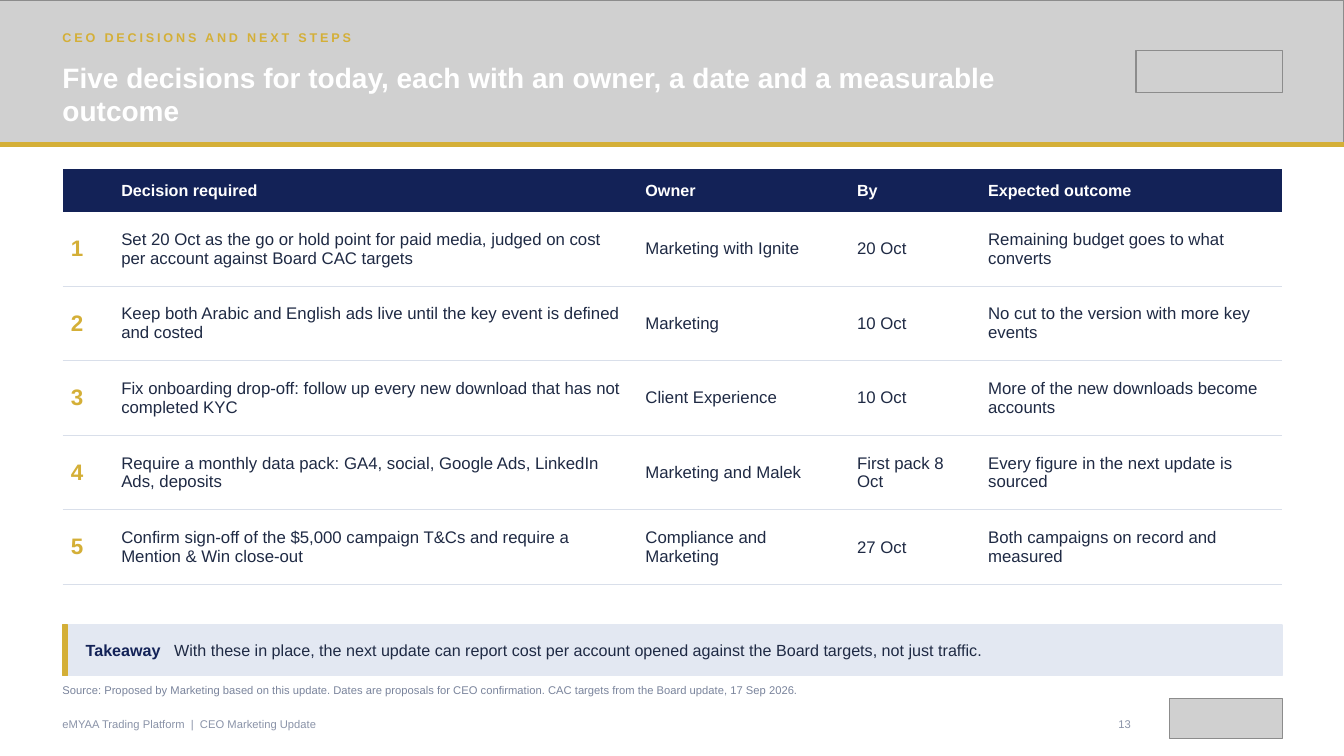
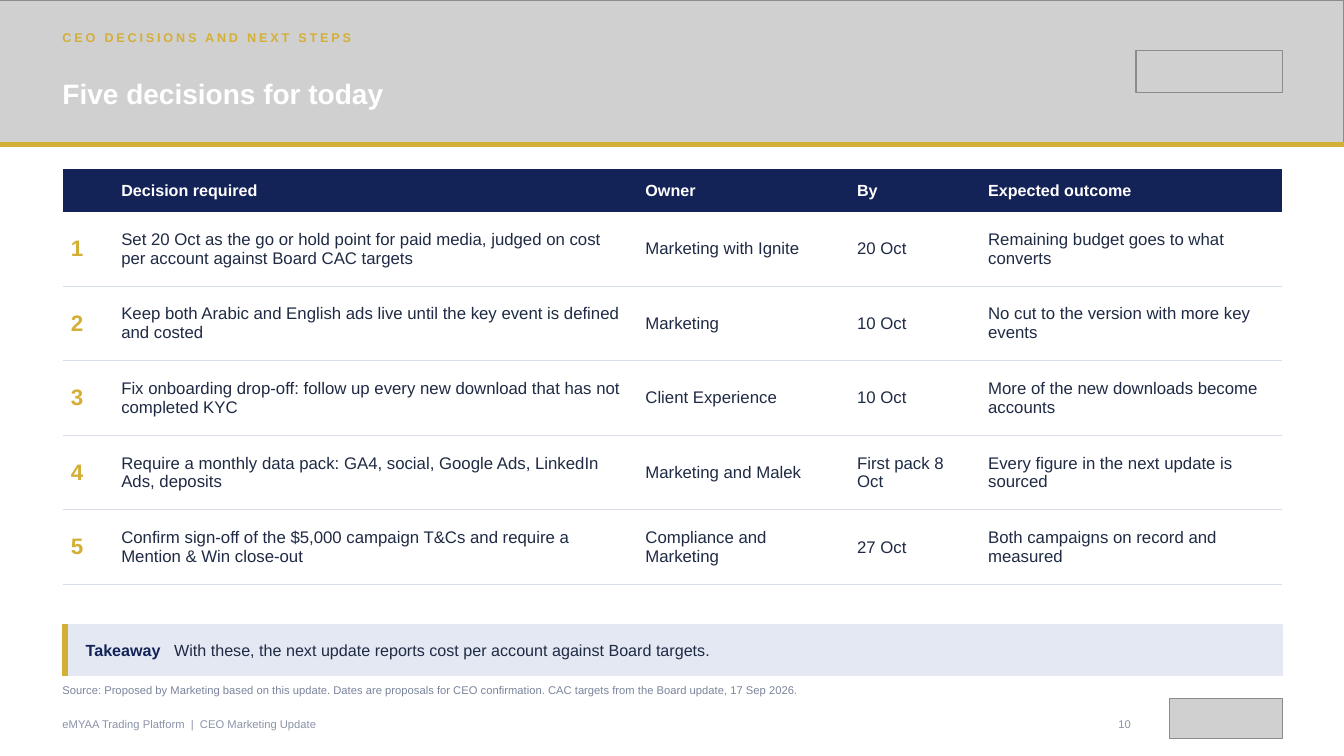
Before and after one commit to hatemmsc-ops/HatemIsa_202508993_IT9002_NLP_Project, a slide deck: slide 10 of emyaa-ceo-deck/output/final-deck/eMYAA-Marketing-Update-01.10.2026-CEO-Redesigned.pptx (slide 13 before the commit). Drawn at 1344x756 pixels with LibreOffice and Linux fonts; fonts in the diff are those of the drawing; grey boxes stand for pictures. Boxes give left, top, right and bottom in pixels: in the first picture for what was removed or moved away, otherwise in the second. Text is boxed around its words. In the diff, an @@ line names an element or a change of style, - is before the commit and + after.

```diff
--- a/emyaa-ceo-deck/output/final-deck/eMYAA-Marketing-Update-01.10.2026-CEO-Redesigned.pptx
+++ b/emyaa-ceo-deck/output/final-deck/eMYAA-Marketing-Update-01.10.2026-CEO-Redesigned.pptx
@@ text at bbox=[62, 84, 383, 109]: text changed @@
-Five decisions for today, each with an owner, a date and a measurable outcome
+Five decisions for today
@@ text at bbox=[86, 644, 710, 660]: text changed @@
-Takeaway With these in place, the next update can report cost per account opened against the Board targets, not just traffic.
+Takeaway With these, the next update reports cost per account against Board targets.
@@ text at bbox=[1118, 720, 1130, 728]: text changed @@
-13
+10
```
Also in this commit, not shown: 8 other slides changed, 3 slides removed, 20 other files.
